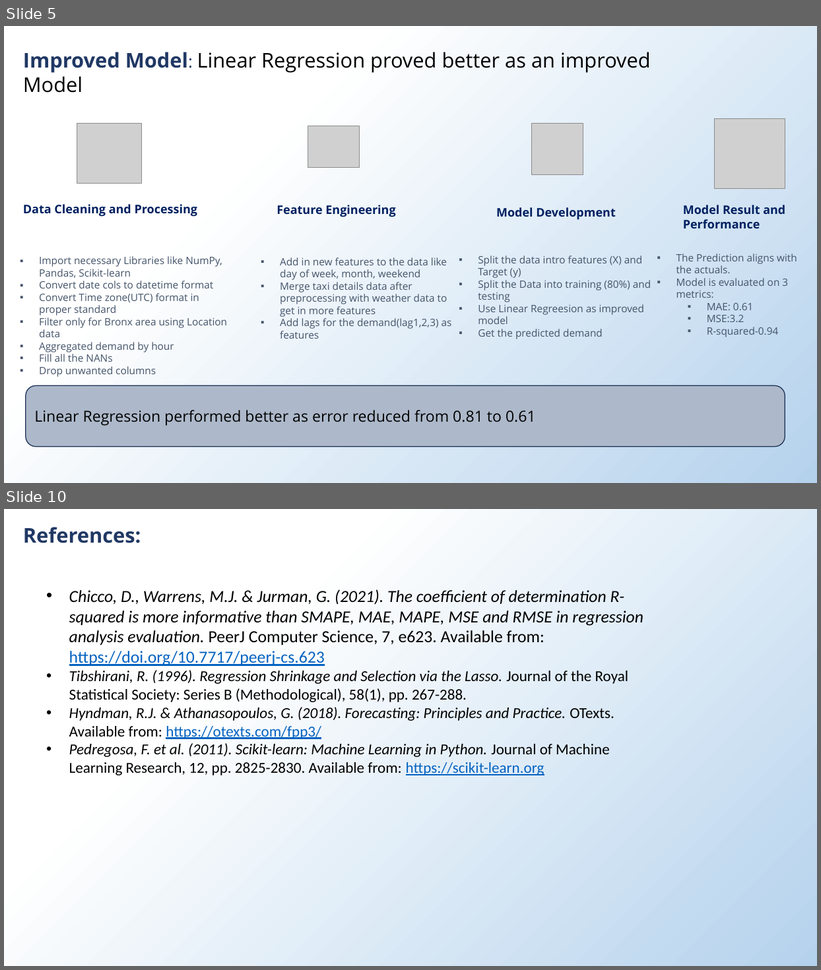
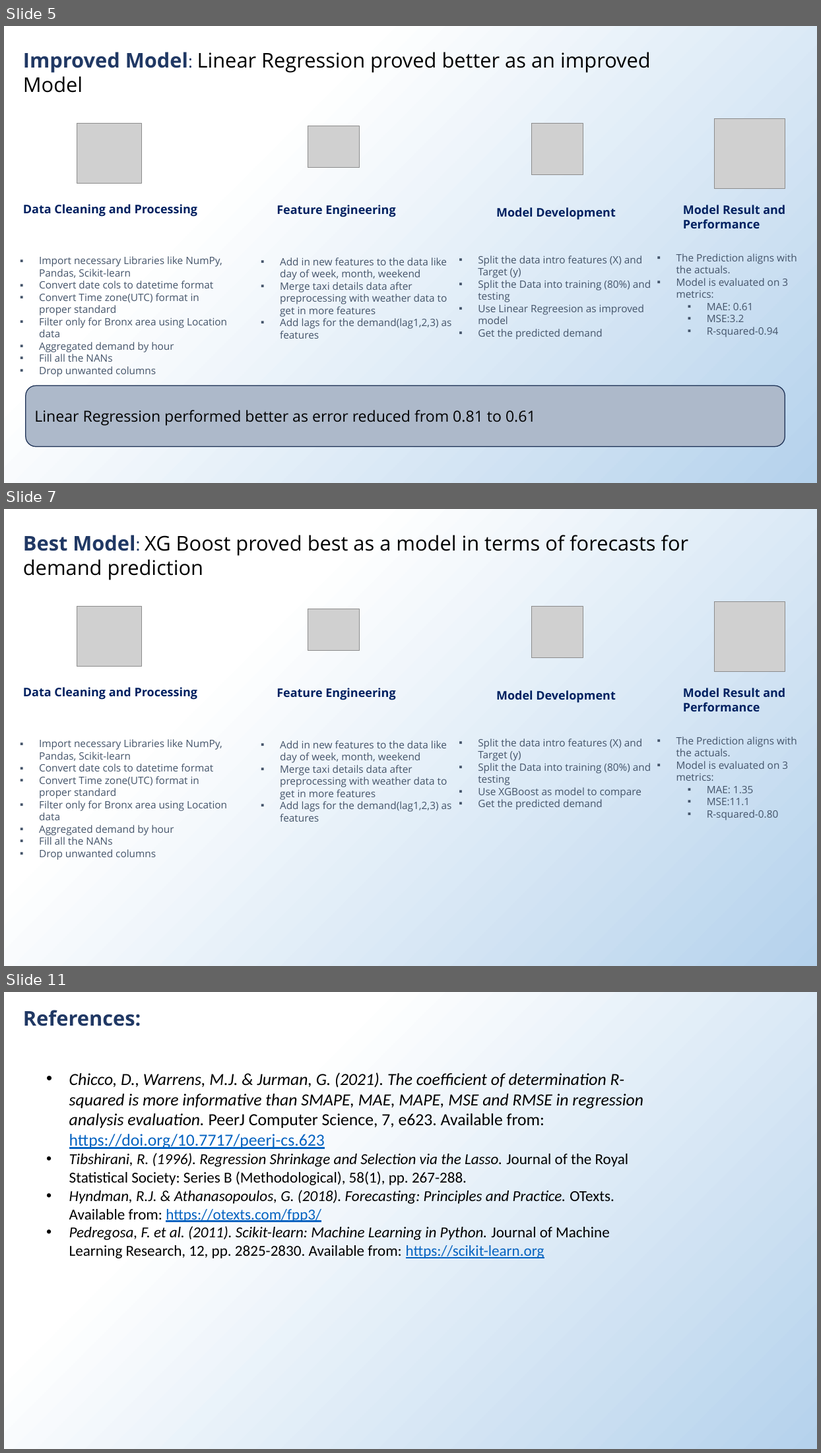
Before and after one commit to chinjug/PHA-Data-Science-Challenge_solved, a slide deck: PHA DS Challenge Report.pptx. Shown one above the other, each under a label of ours: slides 5 and 10 before the commit, slides 5, 7 and 11 after it; the slides between them are not shown. The pictures are 821x970 and 821x1453 pixels, drawn with LibreOffice and Linux fonts; fonts in the diff are those of the drawing; grey boxes stand for pictures. Boxes give left, top, right and bottom in pixels: in the first picture for what was removed or moved away, otherwise in the second. Text is boxed around its words. In the diff, an @@ line names an element or a change of style, - is before the commit and + after.

```diff
--- a/PHA DS Challenge Report.pptx
+++ b/PHA DS Challenge Report.pptx
@@ slide 7 added at bbox=[4, 509, 817, 966], background gradient #FFFFFF to #B5D2EC to #D6DCE5 to #CEE1F2 @@
@@ text added at bbox=[23, 535, 689, 580], 24 pt, text #000000 @@
+Best Model: XG Boost proved best as a model in terms of forecasts for demand prediction
@@ picture added at bbox=[77, 607, 141, 666] @@
@@ picture added at bbox=[531, 607, 583, 658] @@
@@ picture added at bbox=[715, 601, 785, 672] @@
@@ picture added at bbox=[308, 609, 360, 650] @@
@@ text added at bbox=[23, 687, 197, 700], 14 pt, text #002060, bold @@
+Data Cleaning and Processing
@@ text added at bbox=[277, 688, 395, 700], 14 pt, text #002060, bold @@
+Feature Engineering
@@ text added at bbox=[496, 691, 615, 703], 14 pt, text #002060, bold @@
+Model Development
@@ text added at bbox=[683, 688, 785, 712], 14 pt, text #002060, bold @@
+Model Result and Performance
@@ text added at bbox=[39, 739, 227, 860], 12 pt, text #44546A @@
+▪ Import necessary Libraries like NumPy, Pandas, Scikit-learn
+▪ Convert date cols to datetime format
+▪ Convert Time zone(UTC) format in proper standard
+▪ Filter only for Bronx area using Location data
+▪ Aggregated demand by hour
+▪ Fill all the NANs
+▪ Drop unwanted columns
@@ text added at bbox=[280, 741, 452, 822], 12 pt, text #44546A @@
+▪ Add in new features to the data like day of week, month, weekend
+▪ Merge taxi details data after preprocessing with weather data to get in more features
+▪ Add lags for the demand(lag1,2,3) as features
@@ text added at bbox=[478, 739, 651, 810], 12 pt, text #44546A @@
+▪ Split the data intro features (X) and Target (y)
+▪ Split the Data into training (80%) and testing
+▪ Use XGBoost as model to compare
+▪ Get the predicted demand
@@ text added at bbox=[677, 737, 797, 821], 12 pt, text #44546A @@
+▪ The Prediction aligns with the actuals.
+▪ Model is evaluated on 3 metrics:
+  ▪ MAE: 1.35
+  ▪ MSE:11.1
+  ▪ R-squared-0.80
@@ what was slide 10 is now slide 11 @@
```
Also in this commit, not shown: 7 slides changed.
